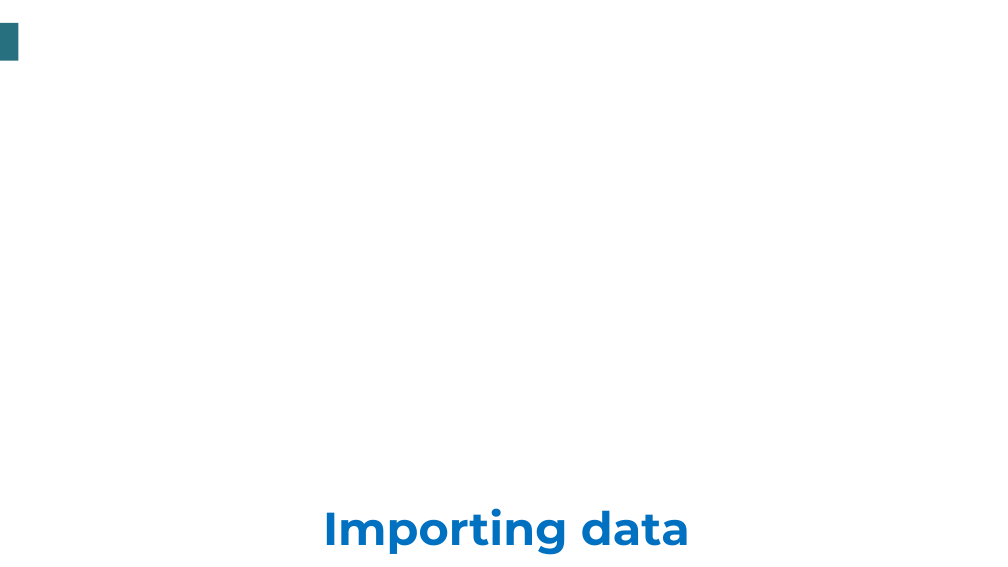
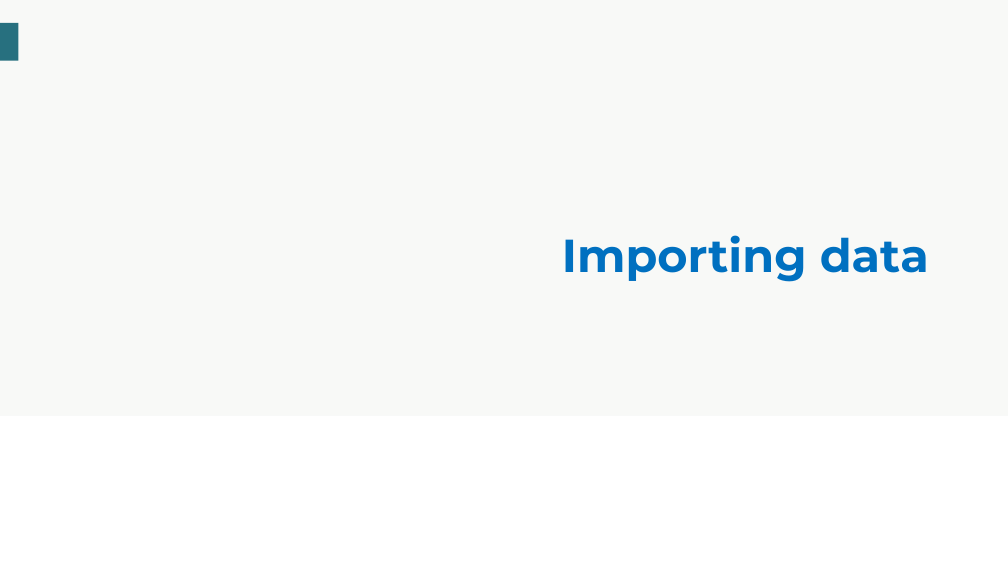
Before and after one commit to tauniversity/TAU-Data-Science-Training, a slide deck: slide 2 of Data Science resources/Introduction to Data Science/Slides/Slide Unit 3/2. Importing data.pptx. Drawn at 1008x567 pixels with LibreOffice and Linux fonts; fonts in the diff are those of the drawing; background and template pictures are left out. Boxes give left, top, right and bottom in pixels: in the first picture for what was removed or moved away, otherwise in the second. Text is boxed around its words. In the diff, an @@ line names an element or a change of style, - is before the commit and + after.

Commit message:
Slide Unit 3: Importing data (completed)

```diff
--- a/Data Science resources/Introduction to Data Science/Slides/Slide Unit 3/2. Importing data.pptx
+++ b/Data Science resources/Introduction to Data Science/Slides/Slide Unit 3/2. Importing data.pptx
@@ background #FFFFFF to #F8F9F7 @@
@@ title "Importing data": place and size @@
-title "Importing data" at (323,508,690,555)
+title "Importing data" at (562,235,929,282)
```
Also in this commit, not shown: 1 other slide changed.
